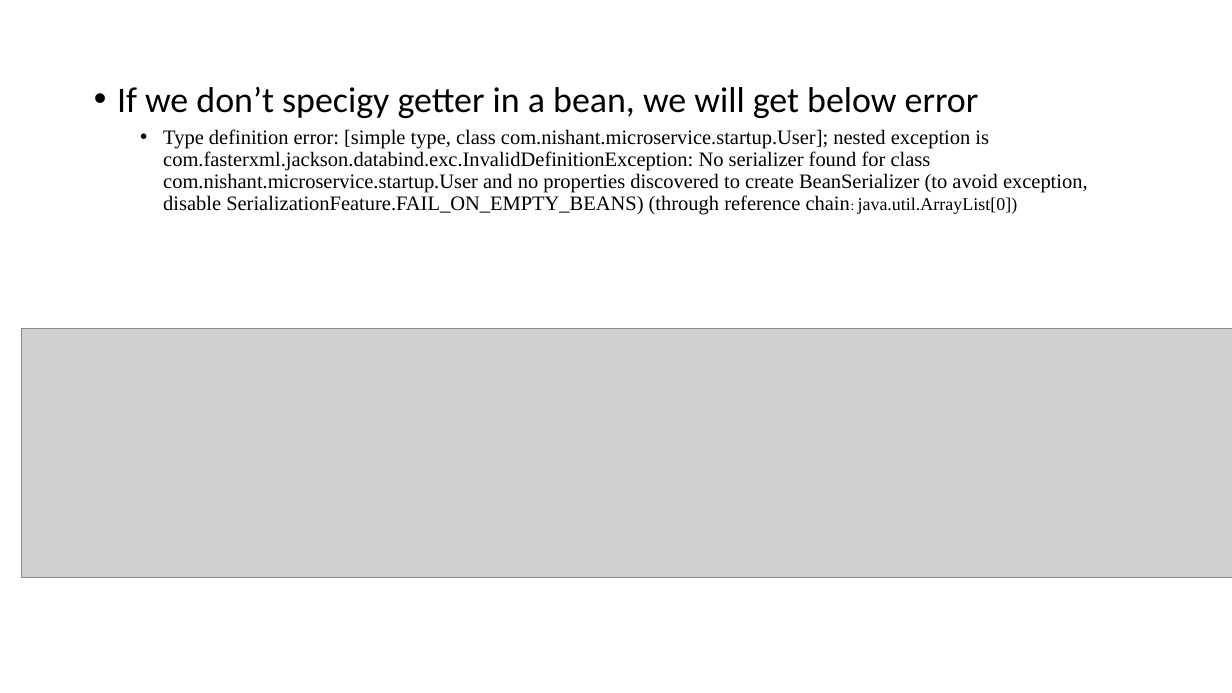
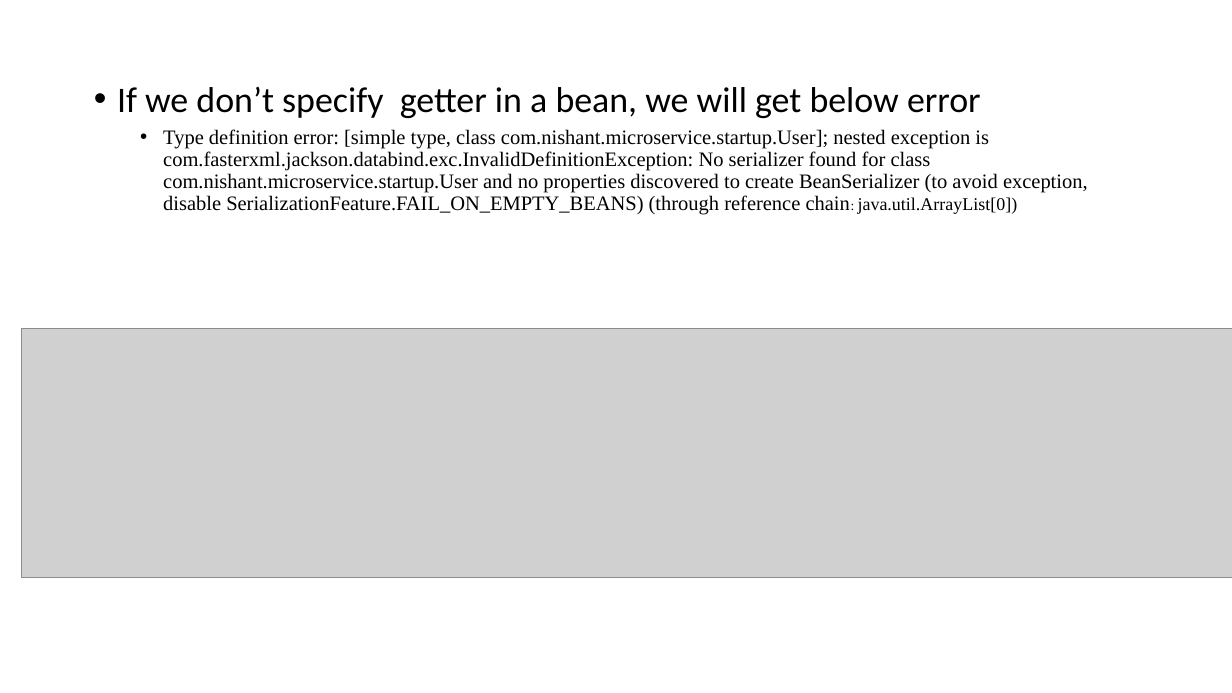
Before and after one commit to aroranishant8/JavaNotes, a slide deck: slide 2 of MicroService Course/3.RestFulWSCreation/4.ReturningABeanInsteadOfString.pptx. Drawn at 1232x693 pixels with LibreOffice and Linux fonts; fonts in the diff are those of the drawing; grey boxes stand for pictures. Boxes give left, top, right and bottom in pixels: in the first picture for what was removed or moved away, otherwise in the second. Text is boxed around its words. In the diff, an @@ line names an element or a change of style, - is before the commit and + after.

```diff
--- a/MicroService Course/3.RestFulWSCreation/4.ReturningABeanInsteadOfString.pptx
+++ b/MicroService Course/3.RestFulWSCreation/4.ReturningABeanInsteadOfString.pptx
@@ text at (x1=117, y1=87, x2=981, y2=118): text changed @@
-• If we don’t specigy getter in a bean, we will get below error
+• If we don’t specify getter in a bean, we will get below error
```
Also in this commit, not shown: 1 other file.
